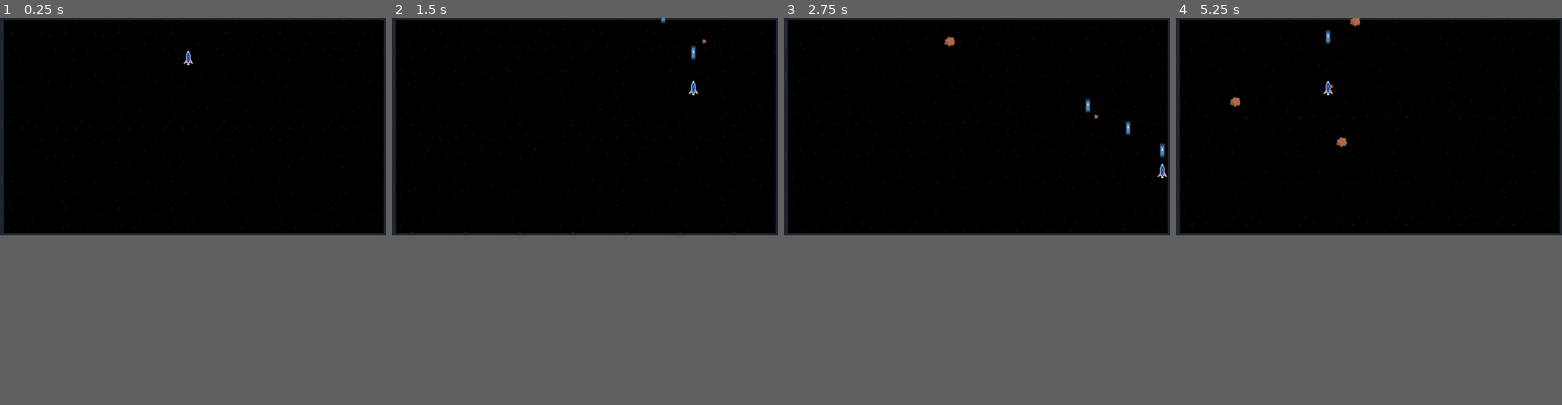
Above: before the commit, frames 1-4 (left to right).
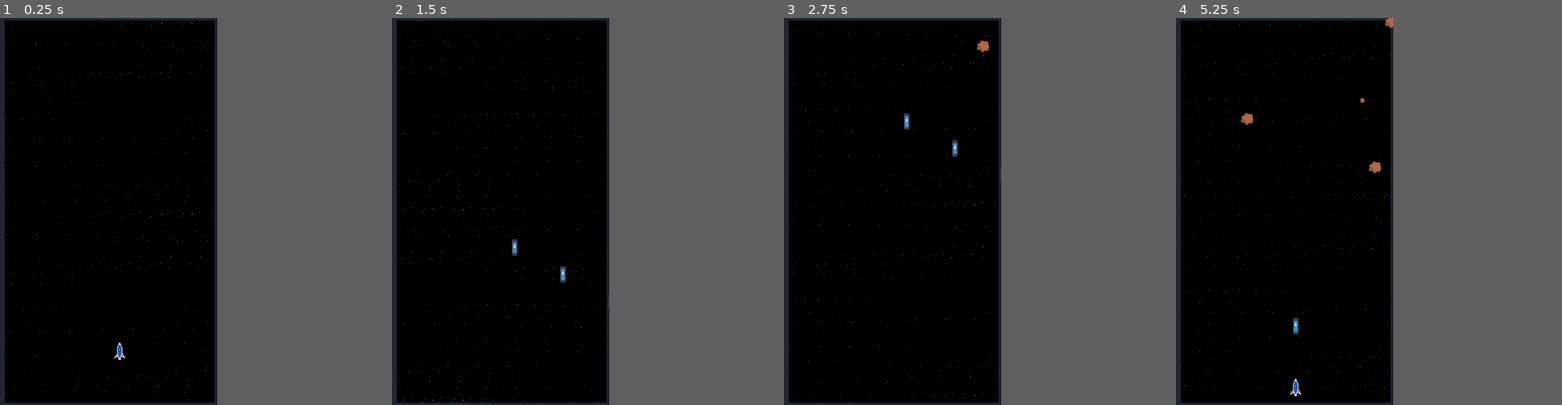
Above: after the commit, the same moments.

Repository: coughenberg/SFGalaga
Game: Godot game, scene res://gameplay.tscn
The game is run twice, just before and just after one commit, with the same random seed, the same clock (stepped at 60 frames per second) and the same inputs. The project has no main scene, so this scene is started directly. The engine's default icon, where the game draws it, is replaced by a stand-in: a white triangle on a blue panel in a dark square.
Inputs:
- Up to frame 1 (0.25 s): no input
- Up to frame 2 (1.5 s): hold Right (move_right) 0.53-1.28 s; hold Space (shoot) 0.53-1.28 s; hold S (move_down) from 1.28 s (still down); tap Space (shoot) at 1.35 s
- Up to frame 3 (2.75 s): release S (move_down) at 2.03 s; hold Right (move_right) from 2.03 s (still down); hold Space (shoot) from 2.03 s (still down)
- Up to frame 4 (5.25 s): release Right (move_right) at 2.78 s; release Space (shoot) at 2.78 s; hold W (move_up) 2.78-3.53 s; tap Space (shoot) at 2.85, 4.35 s; hold Space (shoot) 3.53-4.28 s; hold Left (move_left) 3.53-5.03 s; hold S (move_down) from 5.03 s (still down); hold Space (shoot) from 5.03 s (still down)
In our replay, the window is 799x449 before the commit and 450x800 after it. These sizes can differ from the game's own. Grey fills any space a smaller window leaves; there, only what the larger window draws over its background counts as a difference.

The runs differ from the first frame. In frame 1, 3.2% of the frame differs, in the area x 0-100%, y 0-100%; in frame 2, 3.4%; in frame 3, 3.5%; in frame 4, 3.7%.

Commit message:
feat: destroy asteroids and ship via lasers or body collision

Diff:
--- a/asteroids/asteroids.gd
+++ b/asteroids/asteroids.gd
@@ -1,10 +1,27 @@
-extends Area2D
+class_name Asteroid extends Area2D
 
+# total health of the asteroid, adjusted by the children
+@export var health = 2
 
 # Called every frame. 'delta' is the elapsed time since the previous frame.
 func _process(delta):
 	pass
 
+func set_health(total_health : int):
+	health = total_health
 
-func _on_visible_on_screen_notifier_2d_screen_exited():
+func asteroid_exited_screen():
 	queue_free()
+
+func die():
+	queue_free()
+
+func damage():
+	health -= 1
+	if health <= 0:
+		die()
+
+func on_body_entered(body):
+	if body is SpaceShip:
+		body.die()
+		die()
--- a/asteroids/large_asteroid.gd
+++ b/asteroids/large_asteroid.gd
@@ -1,5 +1,15 @@
 extends "res://asteroids/asteroids.gd"
+
+func _ready():
+	super.set_health(3)
 
 # Called every frame. 'delta' is the elapsed time since the previous frame.
 func _process(delta):
 	position.y += 1
+
+
+func _on_body_entered(body):
+	super.on_body_entered(body)
+
+func _on_la_visible_screen_exited():
+	super.asteroid_exited_screen()
--- a/asteroids/large_asteroid.tscn
+++ b/asteroids/large_asteroid.tscn
@@ -4,9 +4,11 @@
 [ext_resource type="Texture2D" uid="uid://rpo4nmygqurk" path="res://asteroids/large_asteroid.png" id="2_m4dbg"]
 
 [sub_resource type="RectangleShape2D" id="RectangleShape2D_5fpuj"]
-size = Vector2(12, 13)
+size = Vector2(62, 63)
 
 [node name="Large Asteroid" type="Area2D"]
+collision_layer = 2
+collision_mask = 5
 script = ExtResource("1_u4rbn")
 
 [node name="LASprite" type="Sprite2D" parent="."]
@@ -20,4 +22,6 @@
 position = Vector2(1, 1.5)
 scale = Vector2(3.1, 3.15)
 
-[connection signal="screen_exited" from="LAVisible" to="." method="_on_visible_on_screen_notifier_2d_screen_exited"]
+[connection signal="area_exited" from="." to="." method="_on_area_exited"]
+[connection signal="body_entered" from="." to="." method="_on_body_entered"]
+[connection signal="screen_exited" from="LAVisible" to="." method="_on_la_visible_screen_exited"]
--- a/asteroids/medium_asteroid.gd
+++ b/asteroids/medium_asteroid.gd
@@ -1,5 +1,15 @@
 extends "res://asteroids/asteroids.gd"
+
+func _ready():
+	super.set_health(2)
 
 # Called every frame. 'delta' is the elapsed time since the previous frame.
 func _process(delta):
 	position.y += 2
+
+func _on_body_entered(body):
+	super.on_body_entered(body)
+
+
+func _on_ma_visible_screen_exited():
+	super.asteroid_exited_screen()
--- a/asteroids/medium_asteroid.tscn
+++ b/asteroids/medium_asteroid.tscn
@@ -4,9 +4,11 @@
 [ext_resource type="Texture2D" uid="uid://c644351g2h730" path="res://asteroids/medium_asteroid.png" id="2_6ioa4"]
 
 [sub_resource type="RectangleShape2D" id="RectangleShape2D_5fpuj"]
-size = Vector2(12, 13)
+size = Vector2(33, 31)
 
 [node name="Medium Asteroid" type="Area2D"]
+collision_layer = 2
+collision_mask = 5
 script = ExtResource("1_swou8")
 
 [node name="MASprite" type="Sprite2D" parent="."]
@@ -20,4 +22,5 @@
 position = Vector2(0.500001, 0.5)
 scale = Vector2(1.65, 1.55)
 
-[connection signal="screen_exited" from="MAVisible" to="." method="_on_visible_on_screen_notifier_2d_screen_exited"]
+[connection signal="body_entered" from="." to="." method="_on_body_entered"]
+[connection signal="screen_exited" from="MAVisible" to="." method="_on_ma_visible_screen_exited"]
--- a/asteroids/small_asteroid.gd
+++ b/asteroids/small_asteroid.gd
@@ -1,5 +1,15 @@
 extends "res://asteroids/asteroids.gd"
+
+func _ready():
+	super.set_health(1)
 
 # Called every frame. 'delta' is the elapsed time since the previous frame.
 func _process(delta):
 	position.y += 3
+
+func _on_body_entered(body):
+	super.on_body_entered(body)
+
+
+func _on_sa_visible_screen_exited():
+	super.asteroid_exited_screen()
--- a/asteroids/small_asteroid.tscn
+++ b/asteroids/small_asteroid.tscn
@@ -7,6 +7,8 @@
 size = Vector2(12, 13)
 
 [node name="Small Asteroid" type="Area2D"]
+collision_layer = 2
+collision_mask = 5
 script = ExtResource("1_2bynu")
 
 [node name="SASprite" type="Sprite2D" parent="."]
@@ -20,4 +22,5 @@
 position = Vector2(0, -0.5)
 scale = Vector2(0.6, 0.65)
 
-[connection signal="screen_exited" from="SAVisible" to="." method="_on_visible_on_screen_notifier_2d_screen_exited"]
+[connection signal="body_entered" from="." to="." method="_on_body_entered"]
+[connection signal="screen_exited" from="SAVisible" to="." method="_on_sa_visible_screen_exited"]
--- a/gameplay.tscn
+++ b/gameplay.tscn
@@ -28,10 +28,14 @@
 offset_top = -2.0
 offset_right = 1157.0
 offset_bottom = 648.0
+scale = Vector2(0.465838, 1.4793)
 texture = ExtResource("9_r8nf1")
 stretch_mode = 1
 
 [node name="SpaceShip" parent="." instance=ExtResource("4_u3564")]
+position = Vector2(284.5, 817.5)
+scale = Vector2(0.978519, 1)
+motion_mode = 1
 
 [node name="Left Wall" type="StaticBody2D" parent="."]
 position = Vector2(83, 213)
--- a/lasers/Normal Laser.gd
+++ b/lasers/Normal Laser.gd
@@ -8,3 +8,9 @@
 
 func _on_visible_on_screen_notifier_2d_screen_exited():
 	queue_free()
+
+
+func _on_area_entered(area):
+	if area is Asteroid:
+		area.damage()
+		queue_free()
--- a/normal_laser.tscn
+++ b/normal_laser.tscn
@@ -8,6 +8,8 @@
 height = 44.0
 
 [node name="Normal Laser" type="Area2D"]
+collision_layer = 4
+collision_mask = 2
 script = ExtResource("1_rvky2")
 
 [node name="Sprite2D" type="Sprite2D" parent="."]
@@ -21,4 +23,5 @@
 position = Vector2(0, 27)
 scale = Vector2(0.6, 0.3)
 
+[connection signal="area_entered" from="." to="." method="_on_area_entered"]
 [connection signal="screen_exited" from="VisibleOnScreenNotifier2D" to="." method="_on_visible_on_screen_notifier_2d_screen_exited"]
--- a/project.godot
+++ b/project.godot
@@ -13,6 +13,12 @@
 config/name="Spy Fox Galaga"
 config/features=PackedStringArray("4.2", "Forward Plus")
 config/icon="res://icon.svg"
+
+[display]
+
+window/size/viewport_width=540
+window/size/viewport_height=960
+window/stretch/mode="canvas_items"
 
 [input]
 
@@ -45,3 +51,9 @@
 , Object(InputEventKey,"resource_local_to_scene":false,"resource_name":"","device":-1,"window_id":0,"alt_pressed":false,"shift_pressed":false,"ctrl_pressed":false,"meta_pressed":false,"pressed":false,"keycode":0,"physical_keycode":4194322,"key_label":0,"unicode":0,"echo":false,"script":null)
 ]
 }
+
+[layer_names]
+
+2d_physics/layer_1="ship"
+2d_physics/layer_2="asteroid"
+2d_physics/layer_3="laser"
--- a/ship/spaceship.gd
+++ b/ship/spaceship.gd
@@ -1,4 +1,4 @@
-extends CharacterBody2D
+class_name SpaceShip extends CharacterBody2D
 
 # Screen borders
 var screenWidth = get_viewport_rect().size.x
@@ -43,3 +43,6 @@
 
 func shoot():
 	laser_shot.emit(laser_scene, muzzle.global_position)
+
+func die():
+	queue_free()
--- a/space_ship.tscn
+++ b/space_ship.tscn
@@ -8,6 +8,7 @@
 
 [node name="Space Ship" type="CharacterBody2D"]
 position = Vector2(549, 110)
+collision_mask = 2
 script = ExtResource("1_nhjfa")
 
 [node name="Sprite2D" type="Sprite2D" parent="."]
--- a/world.gd
+++ b/world.gd
@@ -13,8 +13,6 @@
 # The left and right most positions without hitting the borders
 const X_LEFTMOST = 100
 const X_RIGHTMOST = 1100
-
-#var ship = null
 
 # Called when the node enters the scene tree for the first time.
 func _ready():
